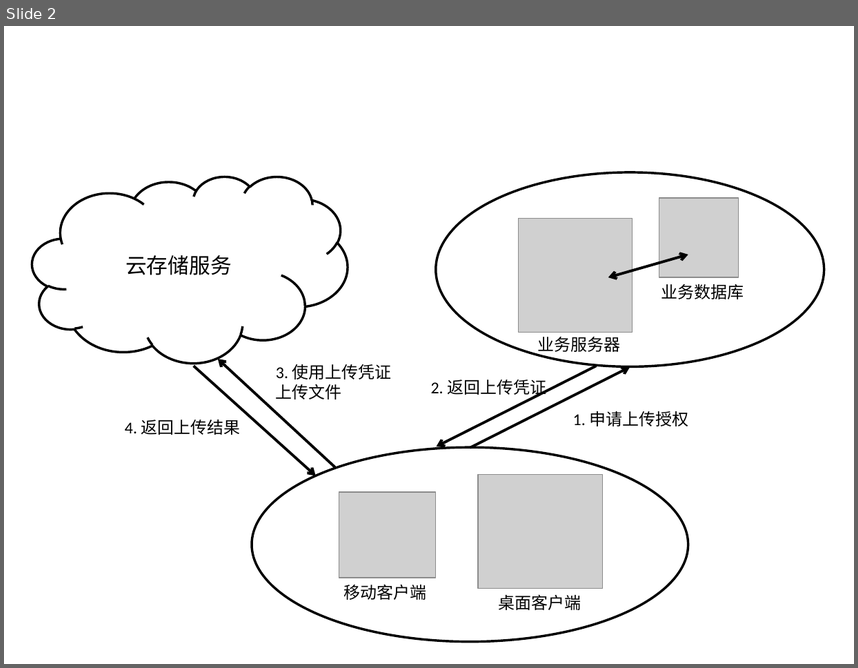
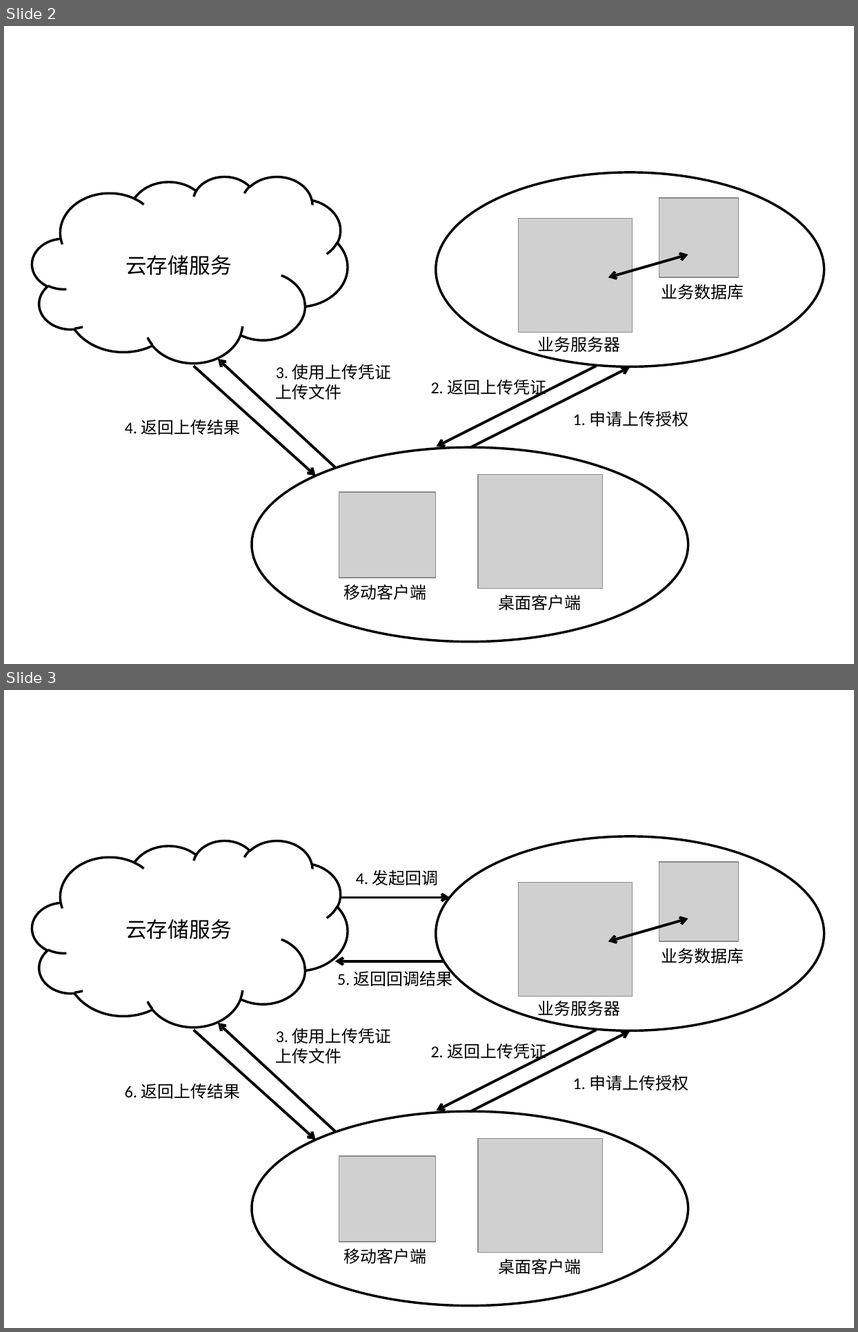
Before and after one commit to icattlecoder/docs.qiniu.com, a slide deck: api/overview/img/programming-model.pptx. Shown one above the other, each under a label of ours: slide 2 before the commit, slides 2 and 3 after it. The pictures are 858x668 and 858x1332 pixels, drawn with LibreOffice and Linux fonts; fonts in the diff are those of the drawing; grey boxes stand for pictures. Boxes give left, top, right and bottom in pixels: in the first picture for what was removed or moved away, otherwise in the second. Text is boxed around its words. In the diff, an @@ line names an element or a change of style, - is before the commit and + after.

```diff
--- a/api/overview/img/programming-model.pptx
+++ b/api/overview/img/programming-model.pptx
@@ slide 3 added at <box>4,690,854,1328</box>, background #FFFFFF @@
@@ cloud added at <box>32,840,348,1027</box>, fill #FFFFFF, outline #000000 2 pt, 18 pt, text #000000 @@
+云存储服务
@@ ellipse added at <box>436,836,824,1030</box>, fill #FFFFFF, outline #000000 2 pt @@
@@ text added at <box>356,870,439,885</box>, 14 pt, text #000000 @@
+4. 发起回调
@@ picture added at <box>660,862,738,940</box> @@
@@ picture added at <box>518,882,632,996</box> @@
@@ arrow added from (339, 898) to (450, 898), #000000 2.25 pt @@
@@ double arrow added from (608, 942) to (688, 918), #000000 2.25 pt @@
@@ text added at <box>661,948,744,963</box>, 14 pt, text #000000 @@
+业务数据库
@@ arrow added from (444, 961) to (335, 961), #000000 2.25 pt @@
@@ text added at <box>337,967,453,986</box>, 14 pt, text #000000 @@
+5. 返回回调结果
@@ text added at <box>537,1000,620,1019</box>, 14 pt, text #000000 @@
+业务服务器
@@ arrow added from (194, 1030) to (316, 1140), #000000 2.25 pt @@
@@ arrow added from (335, 1131) to (218, 1023), #000000 2.25 pt @@
@@ text added at <box>276,1028,392,1063</box>, 14 pt, text #000000 @@
+3. 使用上传凭证
+上传文件
@@ arrow added from (597, 1030) to (437, 1110), #000000 2.25 pt @@
@@ arrow added from (470, 1112) to (630, 1031), #000000 2.25 pt @@
@@ text added at <box>431,1043,546,1062</box>, 14 pt, text #000000 @@
+2. 返回上传凭证
@@ text added at <box>573,1075,688,1090</box>, 14 pt, text #000000 @@
+1. 申请上传授权
@@ text added at <box>125,1083,241,1098</box>, 14 pt, text #000000 @@
+6. 返回上传结果
@@ ellipse added at <box>252,1111,688,1305</box>, fill #FFFFFF, outline #000000 2 pt @@
@@ picture added at <box>478,1138,604,1252</box> @@
@@ picture added at <box>339,1156,436,1242</box> @@
@@ text added at <box>343,1248,426,1263</box>, 14 pt, text #000000 @@
+移动客户端
@@ text added at <box>499,1258,582,1274</box>, 14 pt, text #000000 @@
+桌面客户端
```
Also in this commit, not shown: 3 other files.
